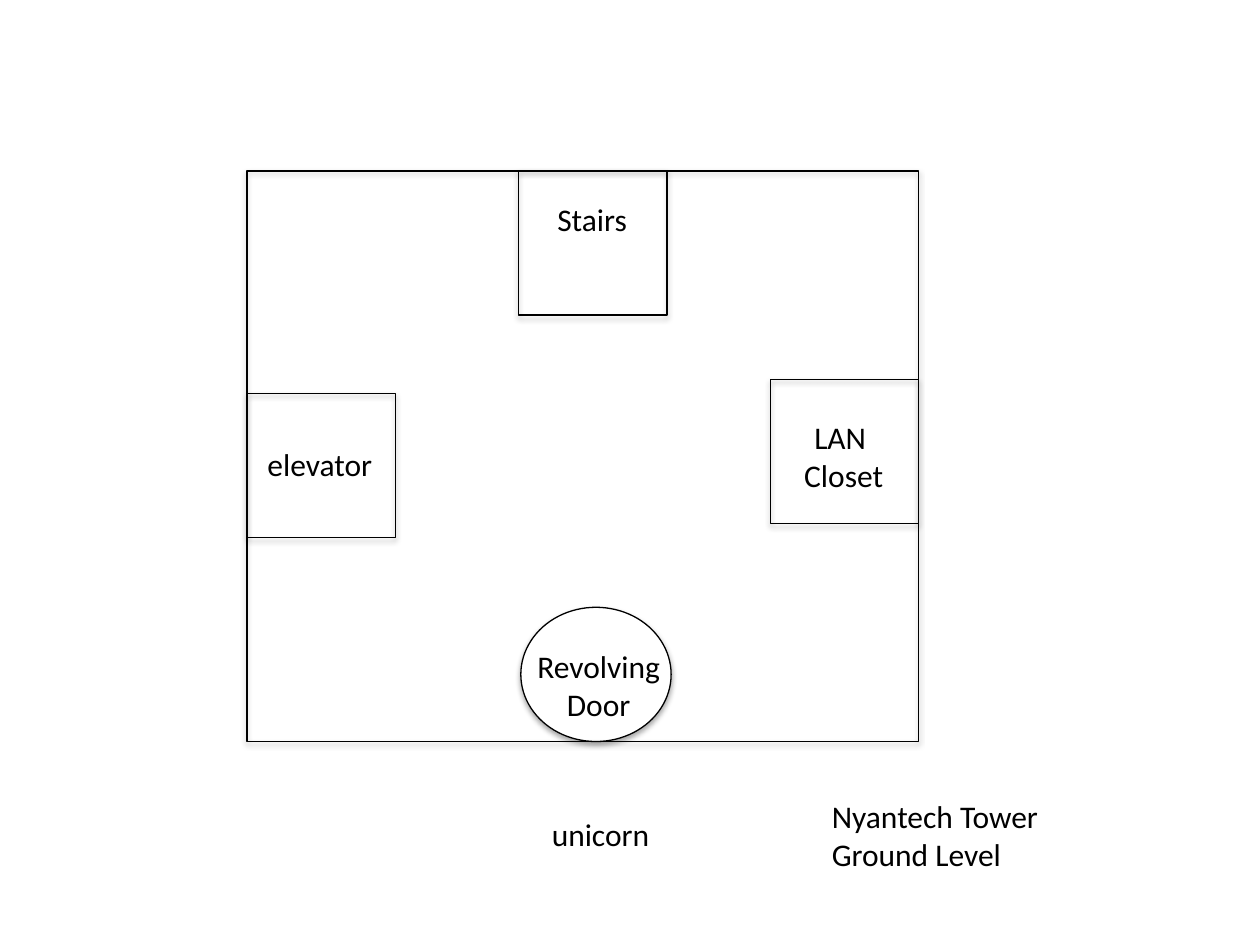
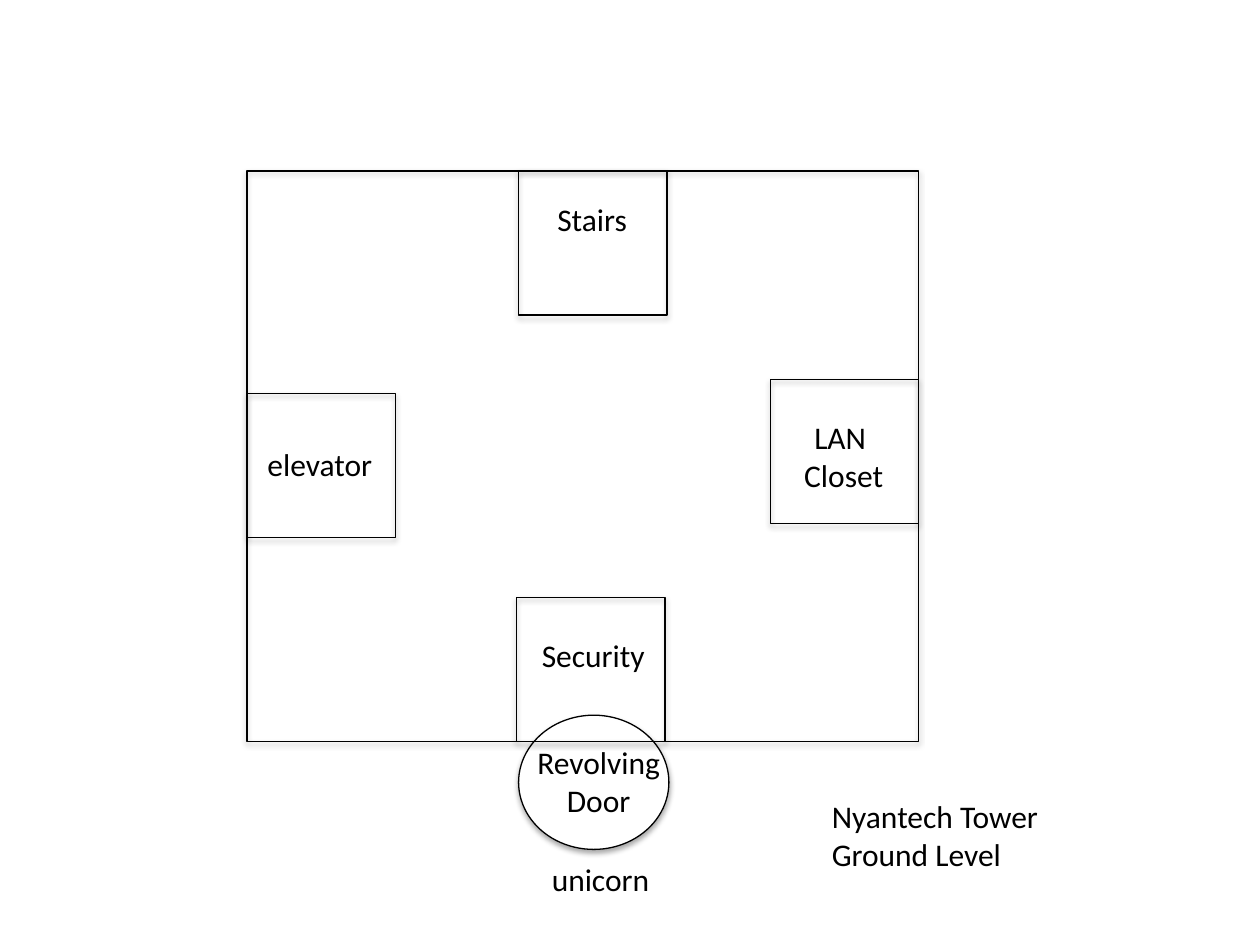
Before and after one commit to sussman/pogoman-go, a slide deck: slide 1 of diagrams.pptx. Drawn at 1260x945 pixels with LibreOffice and Linux fonts; fonts in the diff are those of the drawing. Boxes give left, top, right and bottom in pixels: in the first picture for what was removed or moved away, otherwise in the second. Text is boxed around its words. In the diff, an @@ line names an element or a change of style, - is before the commit and + after.

```diff
--- a/diagrams.pptx
+++ b/diagrams.pptx
@@ rectangle added at [517,597,665,741], outline #000000 0.75 pt @@
@@ text added at [542,645,645,672], 18 pt, text #000000 @@
+Security
@@ ellipse: place and size @@
-ellipse at [520,607,670,742]
+ellipse at [519,716,669,850]
@@ text "Revolving" rewrapped from [537,656,660,717] to [537,748,660,813] @@
@@ text "unicorn": place and size @@
-text "unicorn" at [552,824,649,847]
+text "unicorn" at [552,869,649,892]
```
Also in this commit, not shown: 1 other slide changed, 2 other files.
